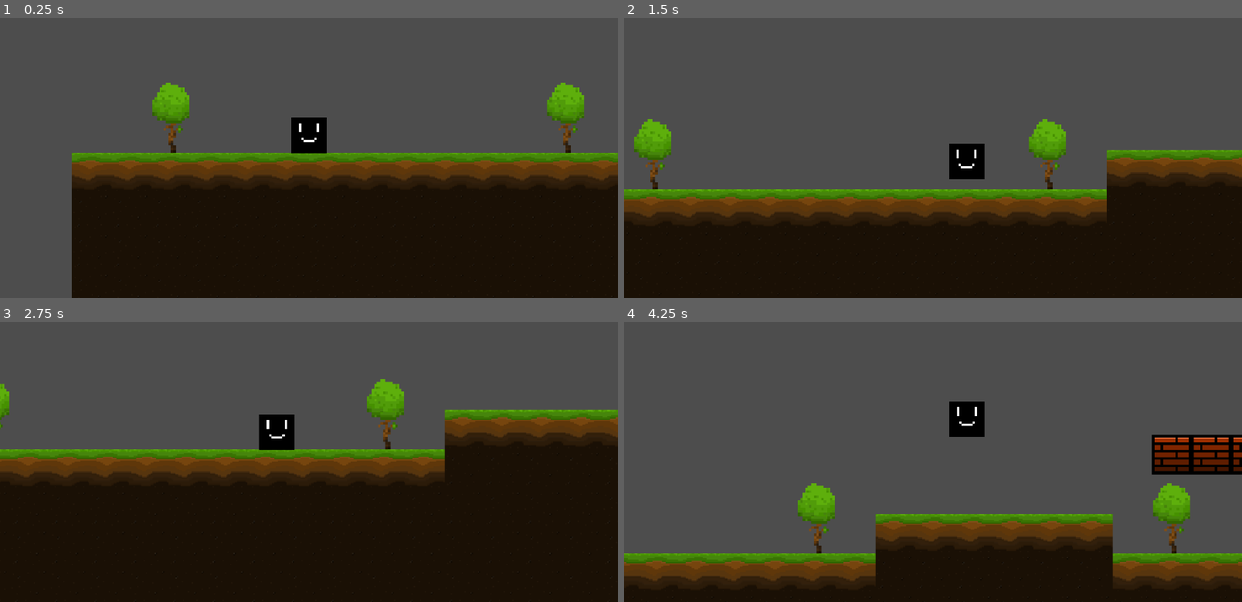
Above: before the commit, frames 1-4 (two rows, left to right).
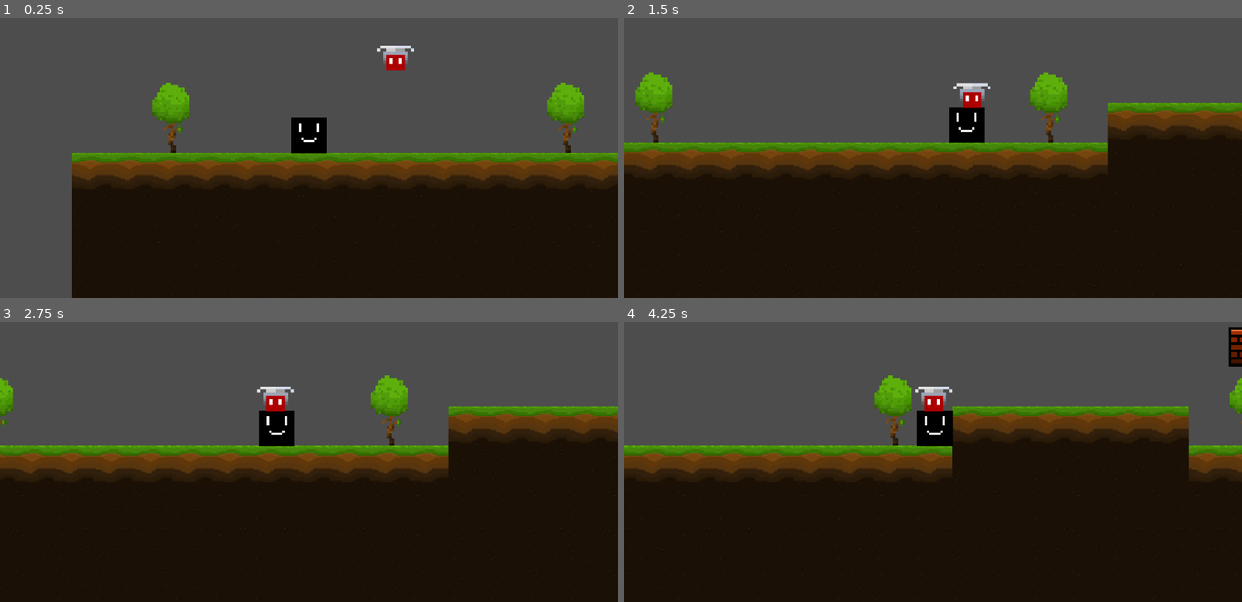
Above: after the commit, the same moments.

Repository: KevCoorp/Qube-Dash
Game: Godot game, scene res://scene/game/world/level_overworld/level_2.tscn
Two runs of this game, one before a commit and one after it. Both use one fixed random seed, a clock stepped at 60 frames per second and the inputs below. This scene is started directly instead of the project's main scene.
Inputs:
- Up to frame 1 (0.25 s): no input
- Up to frame 2 (1.5 s): hold D (right) from 0.53 s (still down); tap Space (jump) at 0.77 s
- Up to frame 3 (2.75 s): tap Space (jump) at 1.52 s; release D (right) at 2.03 s; hold A (left) from 2.03 s (still down)
- Up to frame 4 (4.25 s): release A (left) at 2.78 s; hold D (right) from 2.78 s (still down); tap Space (jump) at 3.02, 3.77 s

The runs differ from the first frame. In frame 1, 0.3% of the frame differs, in the area x 61-67%, y 9-19%; in frame 2, 30%; in frame 3, 5.7%; in frame 4, 51%, in the area x 0-100%, y 1-94%.

Commit message:
add new enemy and some more

Diff:
--- /dev/null
+++ b/global.gd
@@ -0,0 +1,3 @@
+extends Node
+
+var playerBody: CharacterBody2D
--- a/project.godot
+++ b/project.godot
@@ -16,6 +16,10 @@
 config/features=PackedStringArray("4.2", "Mobile")
 boot_splash/image="res://asset/texture/splash/betsplash.png"
 config/icon="res://icon.png"
+
+[autoload]
+
+Global="*res://global.gd"
 
 [display]
 
--- a/scene/game/world/level_overworld/level_2.tscn
+++ b/scene/game/world/level_overworld/level_2.tscn
@@ -1,7 +1,8 @@
-[gd_scene load_steps=3 format=3 uid="uid://droublrj745d8"]
+[gd_scene load_steps=4 format=3 uid="uid://droublrj745d8"]
 
 [ext_resource type="PackedScene" uid="uid://cuci3orvsdp1u" path="res://scene/sprite/player/player.tscn" id="2_3f7a8"]
 [ext_resource type="TileSet" uid="uid://tupowi1yrouv" path="res://scene/game/tilemap/tilemap_overworld.tres" id="2_rl6fc"]
+[ext_resource type="PackedScene" uid="uid://b5ekbwv7xamgy" path="res://scene/sprite/enemy/floating_enemy/floatingEnemy.tscn" id="3_6g6wo"]
 
 [node name="level_2" type="Node2D"]
 
@@ -29,3 +30,6 @@
 layer_6/y_sort_origin = 4
 layer_6/z_index = 8
 layer_6/tile_data = PackedInt32Array()
+
+[node name="FloatingEnemy" parent="." instance=ExtResource("3_6g6wo")]
+position = Vector2(79, -52)
--- /dev/null
+++ b/scene/sprite/enemy/floating_enemy/floatingEnemy.tscn
@@ -0,0 +1,61 @@
+[gd_scene load_steps=9 format=3 uid="uid://b5ekbwv7xamgy"]
+
+[ext_resource type="Texture2D" uid="uid://hs6kl211qvdc" path="res://asset/texture/sprite/enemy/floating_enemy/floating_enemy.png" id="1_e1jjr"]
+[ext_resource type="Script" path="res://scripts/sprite/enemy/floating_enemy/floatingEnemy.gd" id="1_i6uys"]
+
+[sub_resource type="AtlasTexture" id="AtlasTexture_553dq"]
+atlas = ExtResource("1_e1jjr")
+region = Rect2(0, 0, 16, 16)
+
+[sub_resource type="AtlasTexture" id="AtlasTexture_a156b"]
+atlas = ExtResource("1_e1jjr")
+region = Rect2(16, 0, 16, 16)
+
+[sub_resource type="AtlasTexture" id="AtlasTexture_wsakg"]
+atlas = ExtResource("1_e1jjr")
+region = Rect2(32, 0, 16, 16)
+
+[sub_resource type="AtlasTexture" id="AtlasTexture_dnfts"]
+atlas = ExtResource("1_e1jjr")
+region = Rect2(48, 0, 16, 16)
+
+[sub_resource type="SpriteFrames" id="SpriteFrames_b4cs2"]
+animations = [{
+"frames": [{
+"duration": 1.0,
+"texture": SubResource("AtlasTexture_553dq")
+}, {
+"duration": 1.0,
+"texture": SubResource("AtlasTexture_a156b")
+}, {
+"duration": 1.0,
+"texture": SubResource("AtlasTexture_wsakg")
+}, {
+"duration": 1.0,
+"texture": SubResource("AtlasTexture_dnfts")
+}],
+"loop": true,
+"name": &"floating",
+"speed": 3.0
+}]
+
+[sub_resource type="RectangleShape2D" id="RectangleShape2D_ibykc"]
+size = Vector2(30, 20)
+
+[node name="FloatingEnemy" type="CharacterBody2D"]
+script = ExtResource("1_i6uys")
+
+[node name="AnimatedSprite2D" type="AnimatedSprite2D" parent="."]
+scale = Vector2(2.5, 2.5)
+sprite_frames = SubResource("SpriteFrames_b4cs2")
+animation = &"floating"
+autoplay = "floating"
+frame_progress = 0.235869
+
+[node name="CollisionShape2D" type="CollisionShape2D" parent="."]
+shape = SubResource("RectangleShape2D_ibykc")
+
+[node name="Timer" type="Timer" parent="."]
+autostart = true
+
+[connection signal="timeout" from="Timer" to="." method="_on_timer_timeout"]
--- a/scene/sprite/enemy/floating_enemy/floating_enemy.tscn
+++ /dev/null
@@ -1,55 +0,0 @@
-[gd_scene load_steps=8 format=3 uid="uid://b5ekbwv7xamgy"]
-
-[ext_resource type="Texture2D" uid="uid://hs6kl211qvdc" path="res://asset/texture/sprite/enemy/floating_enemy/floating_enemy.png" id="1_e1jjr"]
-
-[sub_resource type="AtlasTexture" id="AtlasTexture_5jgn8"]
-atlas = ExtResource("1_e1jjr")
-region = Rect2(0, 0, 32, 32)
-
-[sub_resource type="AtlasTexture" id="AtlasTexture_nci88"]
-atlas = ExtResource("1_e1jjr")
-region = Rect2(32, 0, 32, 32)
-
-[sub_resource type="AtlasTexture" id="AtlasTexture_1vwow"]
-atlas = ExtResource("1_e1jjr")
-region = Rect2(64, 0, 32, 32)
-
-[sub_resource type="AtlasTexture" id="AtlasTexture_l0xbq"]
-atlas = ExtResource("1_e1jjr")
-region = Rect2(96, 0, 32, 32)
-
-[sub_resource type="SpriteFrames" id="SpriteFrames_tio7n"]
-animations = [{
-"frames": [{
-"duration": 1.0,
-"texture": SubResource("AtlasTexture_5jgn8")
-}, {
-"duration": 1.0,
-"texture": SubResource("AtlasTexture_nci88")
-}, {
-"duration": 1.0,
-"texture": SubResource("AtlasTexture_1vwow")
-}, {
-"duration": 1.0,
-"texture": SubResource("AtlasTexture_l0xbq")
-}],
-"loop": true,
-"name": &"default",
-"speed": 5.0
-}]
-
-[sub_resource type="RectangleShape2D" id="RectangleShape2D_ibykc"]
-size = Vector2(21, 31)
-
-[node name="FloatingEnemy" type="CharacterBody2D"]
-
-[node name="AnimatedSprite2D" type="AnimatedSprite2D" parent="."]
-scale = Vector2(2, 2)
-sprite_frames = SubResource("SpriteFrames_tio7n")
-autoplay = "default"
-frame = 1
-frame_progress = 0.489957
-
-[node name="CollisionShape2D" type="CollisionShape2D" parent="."]
-position = Vector2(0, -1.5)
-shape = SubResource("RectangleShape2D_ibykc")
--- /dev/null
+++ b/scripts/sprite/enemy/floating_enemy/floatingEnemy.gd
@@ -0,0 +1,40 @@
+extends CharacterBody2D
+
+const speed = 45
+var dir: Vector2
+
+var is_enemy_chase: bool
+
+var player: CharacterBody2D
+
+func _ready():
+	is_enemy_chase = true
+
+func _process(delta):
+	move(delta)
+
+func move(delta):
+	if is_enemy_chase:
+		player = Global.playerBody
+		velocity = position.direction_to(player.position) * speed
+		dir.x = abs(velocity.x) / velocity.x
+	if !is_enemy_chase:
+		velocity += dir * speed * delta
+	move_and_slide()
+
+func _on_timer_timeout():
+	$Timer.wait_time = choose([0.5, 0.8])
+	if !is_enemy_chase:
+		dir = choose([Vector2.RIGHT, Vector2.UP, Vector2.LEFT, Vector2.DOWN])
+
+func handle_animation():
+	var animated_sprite = $AnimatedSprite2D
+	animated_sprite.play("floating")
+	if dir.x == -1:
+		animated_sprite.flip_h = true
+	elif dir.x == 1:
+		animated_sprite.flip_v = false
+
+func choose(array):
+	array.shuffle()
+	return array.front()
--- a/scripts/sprite/player/player.gd
+++ b/scripts/sprite/player/player.gd
@@ -16,6 +16,7 @@
 func _ready():
 	anim.hide() # Cacher l'animation ("die")
 	player_sprite.show() # Afficher le joueur
+	Global.playerBody = self
 
 # Fonction liée au déplacement/méchanique
 func _physics_process(delta):
Binary file changed: asset/texture/sprite/enemy/floating_enemy/floating_enemy.png
Not shown, added: asset/texture/sprite/enemy/floating_enemy/flying_enemy.png.import
Not shown, added: asset/texture/sprite/enemy/floating_enemy/flying_enemy1.png.import
Not shown, added: asset/texture/sprite/enemy/floating_enemy/flying_enemy2.png.import
Not shown, added: asset/texture/sprite/enemy/floating_enemy/flying_enemy3.png.import
Not shown, added: asset/texture/sprite/enemy/floating_enemy/flying_enemy4.png.import
